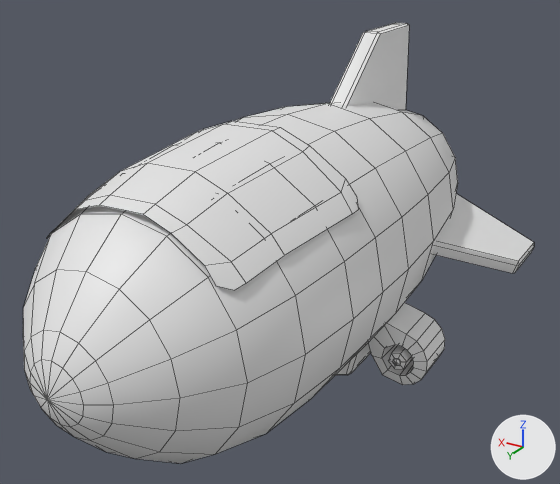
Before and after pictures for a commit that changed the FBX model Assets/Art/Models/Vehicles/Airship_MooseMinerals.fbx.
Rendered twice from a camera (50 mm lens) standing at (-1.54, 2.91, 1.46) and looking at (0.15, 0.1, 0.06). The lights are fixed; the arrows at lower right show +X, +Y and +Z. Mesh edges are drawn as thin lines. Where no turn or scale is listed for an object, it has been applied to the vertices.

Before the edit, the objects in view are built like this:
```python
mat_truckcolors_current = principled_material('TruckColors_Current')
mat_truckcolors_current.base_color = (0.8, 0.8, 0.8)  # white #e7e7e7
me_cube_784 = bpy.data.meshes.new('Cube.784')
me_cube_784.from_pydata(...)  # 445 vertices, 432 faces; spans x -0.75..0.97, y -1.43..1.55, z -0.7..0.9
me_cube_784.materials.append(mat_truckcolors_current)  # white #e7e7e7
ob_airship_mooseminerals = bpy.data.objects.new('Airship_MooseMinerals', me_cube_784)
ob_airship_mooseminerals.location = (0.0, 0.0, 0.0)
```
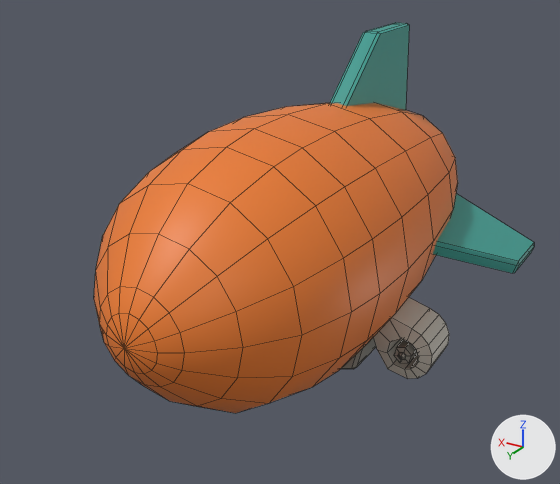
Location of each change, [x1, y1, x2, y2] in pixels of the pictures (560 x 484 px; the box of a moved part takes in the faces that stretch with it):
'Airship_MooseMinerals', surface changed, reshaped (14% narrower, 11% shorter): before [23, 23, 534, 463]; after [94, 23, 534, 413]
part 1 of me_cube_784, moved or reshaped: before [336, 343, 371, 375]; after [341, 337, 376, 369]
part 2 of me_cube_784, moved or reshaped: before [368, 302, 445, 385]; after [374, 297, 449, 379]
part 3 of me_cube_784, moved or reshaped: before [389, 345, 412, 369]; after [394, 340, 417, 363]
part 4 of me_cube_784, deleted: before [47, 121, 358, 290]
part 5 of me_cube_784, cut back: before [23, 114, 408, 463]; after [94, 114, 408, 413]
part 6 of me_cube_784, surface changed: [247, 23, 534, 273] in both

What changed in the scene script:
```text
Add img_truckcolors_png:
    img_truckcolors_png = load_image('TruckColors.png', '../../Textures/TruckColors.png', 1024, 1024, 'sRGB')
Change mat_truckcolors_current:
    remove mat_truckcolors_current.base_color = (0.8, 0.8, 0.8)  # white #e7e7e7
    add mat_truckcolors_current.texture = img_truckcolors_png
Change me_cube_784:
    used by ob_airship_mooseminerals; location = (0.0, 0.0, 0.0)
    remove me_cube_784.from_pydata(...)  # 445 vertices, 432 faces; spans x -0.75..0.97, y -1.43..1.55, z -0.7..0.9
    add me_cube_784.from_pydata(...)  # 385 vertices, 388 faces; spans x -0.75..0.97, y -1.43..1.19, z -0.7..0.9
    me_cube_784 part 1: the loose piece of 24 vertices spanning x -0.3..0.52, y -0.19..0.16, z -0.62..-0.28 is moved by (0.0, -0.06, 0.0)
    me_cube_784 part 2: the loose piece of 48 vertices spanning x -0.59..-0.29, y -0.15..0.11, z -0.5..-0.21 is moved by (0.0, -0.06, 0.0)
    me_cube_784 part 3: the loose piece of 31 vertices spanning x -0.51..-0.42, y -0.09..0.14, z -0.41..-0.32 is moved by (0.0, -0.06, 0.0)
    me_cube_784 part 4: the loose piece of 44 vertices spanning x -0.37..0.61, y 0.35..1.15, z 0.36..0.67 is deleted
    me_cube_784 part 5
    17 vertices are removed from x 0.0..0.23, y 1.51..1.55, z -0.05..0.19
    32 faces are deleted
    7 vertices in x -0.47..0.34, y 0.35, z -0.47..0.61 move by (0.0, 0.01, 0.0)
    88 vertices move from x -0.47..0.71, y 0.35..1.46, z -0.52..0.66 to x -0.44..0.7, y 0.36..1.16, z -0.51..0.65
    1 vertex is added at (0.12, 1.19, 0.07)
    16 new faces join them
    me_cube_784 part 6: 154 kept faces spanning x -0.75..0.97, y -1.42..1.16, z -0.7..0.9 get new texture (UV) coordinates
```
